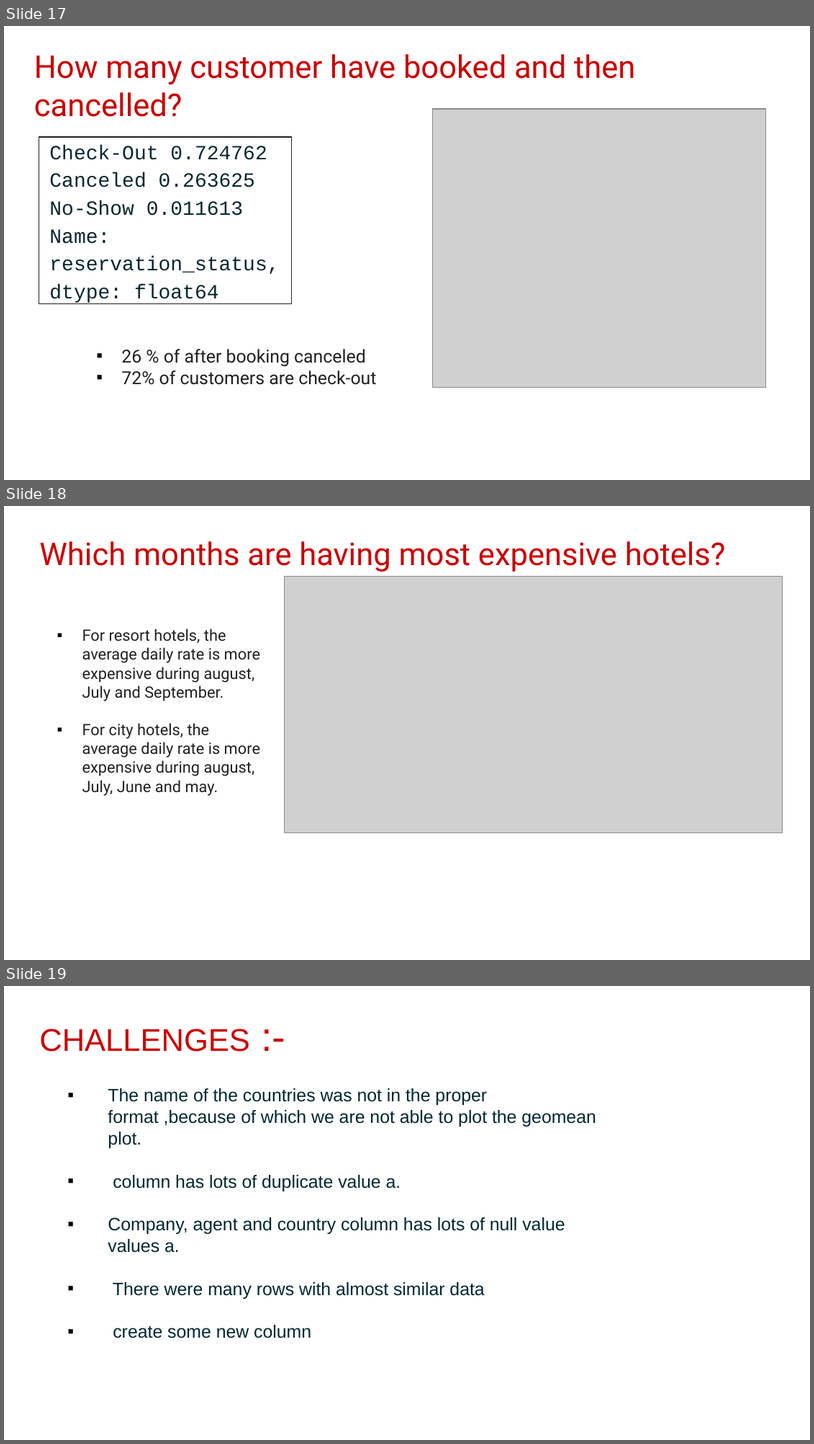
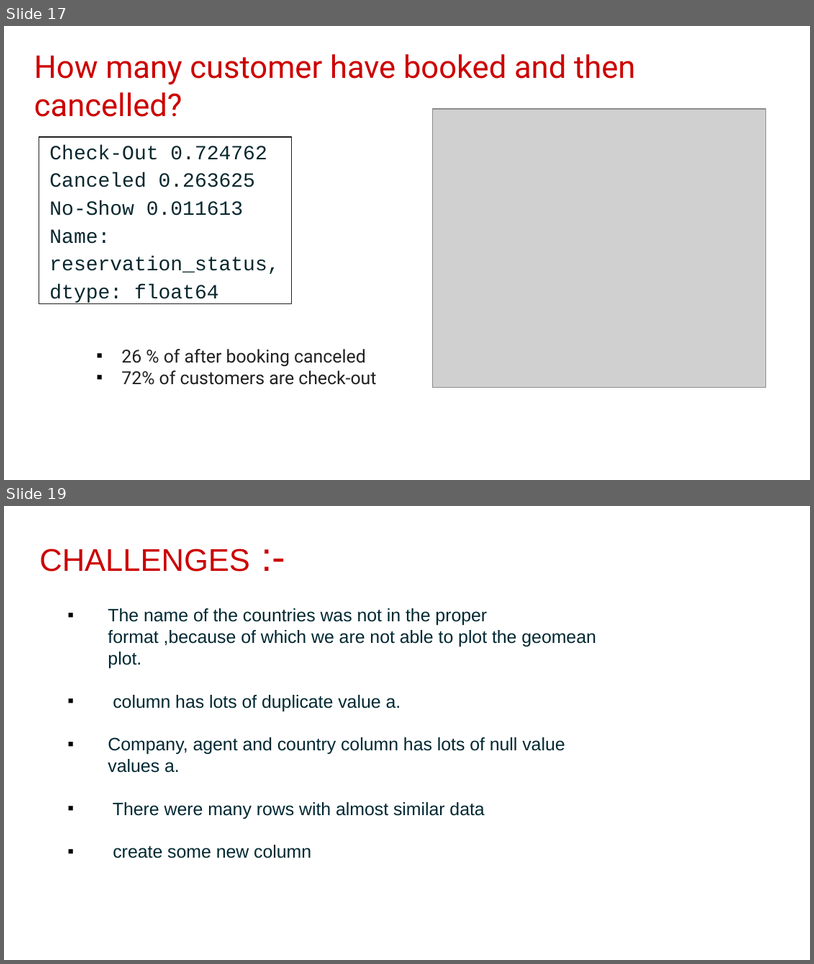
Before and after one commit to debashishdas40/-Hotel-Booking-EDA-data-analysis, a slide deck: Capstone Project_Hotel Booking Analysis_EDA analysis_Presentation.pptx. Shown one above the other, each under a label of ours: slides 17, 18 and 19 before the commit, slides 17 and 19 after it; the slides between them are not shown. The pictures are 814x1444 and 814x964 pixels, drawn with LibreOffice and Linux fonts; fonts in the diff are those of the drawing; grey boxes stand for pictures; background and template pictures are left out. Boxes give left, top, right and bottom in pixels: in the first picture for what was removed or moved away, otherwise in the second. Text is boxed around its words. In the diff, an @@ line names an element or a change of style, - is before the commit and + after.

```diff
--- a/Capstone Project_Hotel Booking Analysis_EDA analysis_Presentation.pptx
+++ b/Capstone Project_Hotel Booking Analysis_EDA analysis_Presentation.pptx
@@ slide 18 removed at (4, 506, 810, 960), background #FFFFFF @@
@@ title removed at (39, 541, 726, 572) @@
-Which months are having most expensive hotels?
@@ picture removed at (285, 576, 783, 833) @@
@@ text removed at (82, 628, 260, 795) @@
-▪ For resort hotels, the average daily rate is more expensive during august, July and September.
-▪ For city hotels, the average daily rate is more expensive during august, July, June and may.
```
Also in this commit, not shown: 4 slides changed, 1 slide added, 3 other files.
